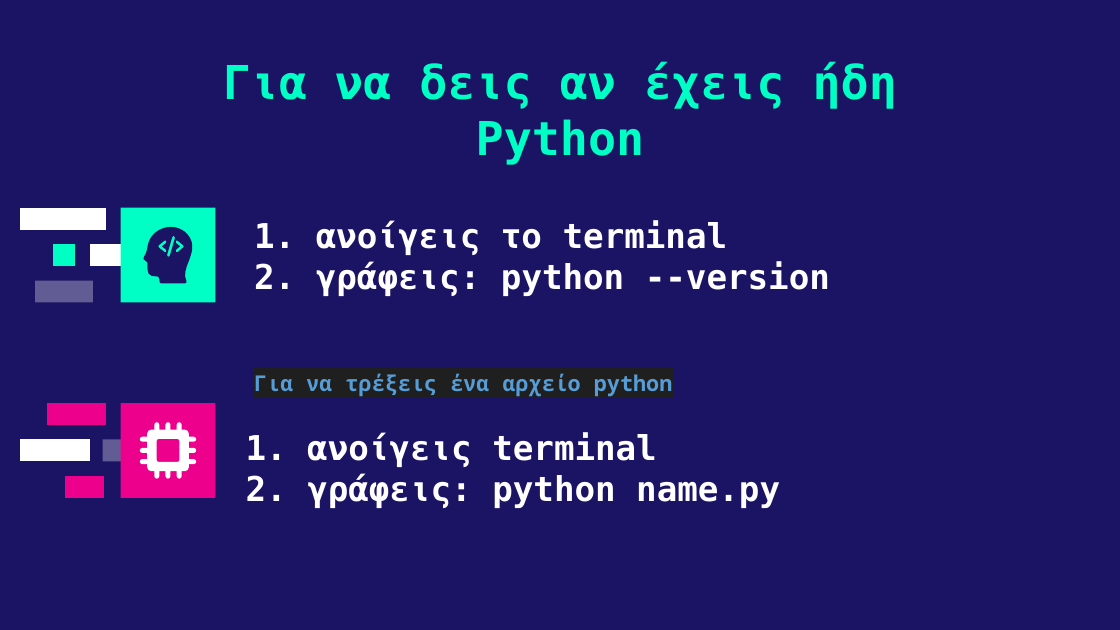
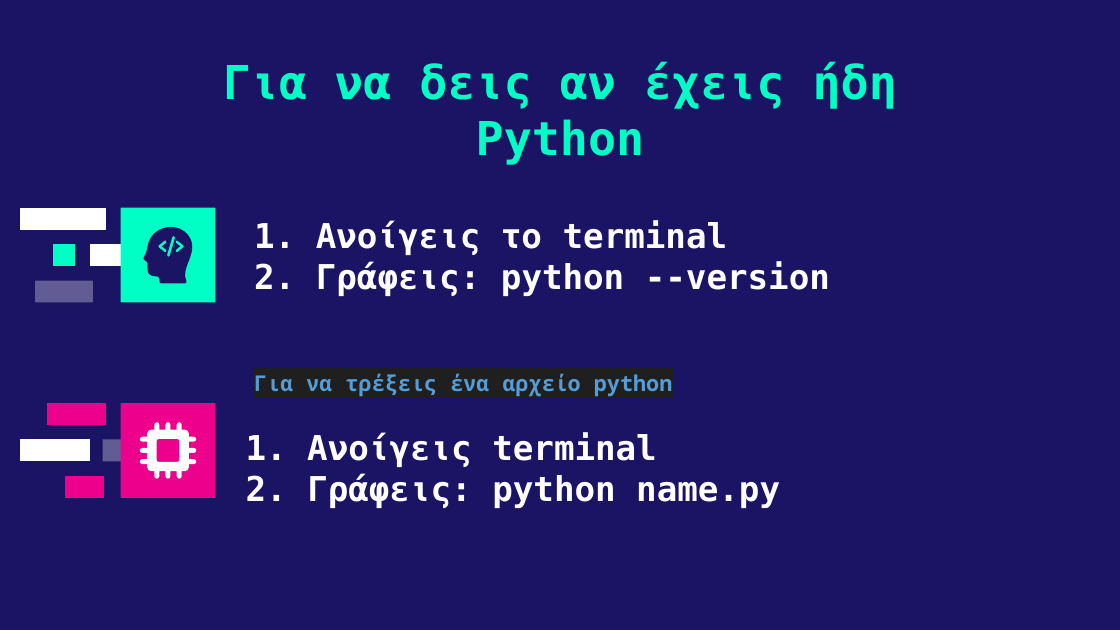
Before and after one commit to deepblue597/python_tutorial, a slide deck: slide 5 of Lesson 1 Python.pptx. Drawn at 1120x630 pixels with LibreOffice and Linux fonts; fonts in the diff are those of the drawing. Boxes give left, top, right and bottom in pixels: in the first picture for what was removed or moved away, otherwise in the second. Text is boxed around its words. In the diff, an @@ line names an element or a change of style, - is before the commit and + after.

```diff
--- a/Lesson 1 Python.pptx
+++ b/Lesson 1 Python.pptx
@@ title at bbox=[254, 221, 830, 296]: text changed @@
-1. ανοίγεις το terminal
-2. γράφεις: python --version
+1. Ανοίγεις το terminal
+2. Γράφεις: python --version
@@ text at bbox=[246, 432, 780, 508]: text changed @@
-1. ανοίγεις terminal
-2. γράφεις: python name.py
+1. Ανοίγεις terminal
+2. Γράφεις: python name.py
```
Also in this commit, not shown: 10 other slides changed.
